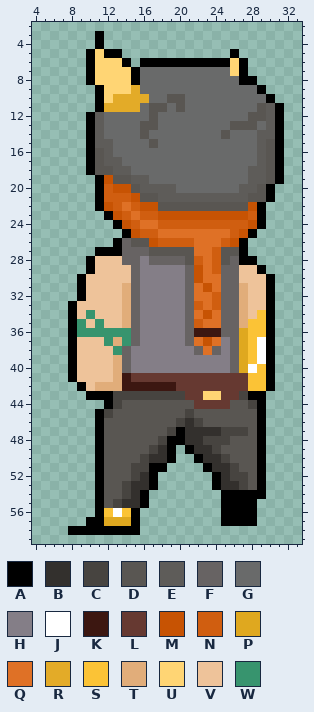
File history of a pixel-art sprite, Assets/Sprites/Player/IdleTree/IdleRightUp/player_right_up3.png. This is how it looked before the edit.
The file is 38x64 pixels. Shown: x 4..33, y 2..59.
Palette (. is transparent): A #000000  B #33302d  C #474440  D #595652  E #5e5c59  F #676363  G #696a6a  H #847e87  J #ffffff  K #3c1711  L #663931  M #c75303  N #d05e10  P #dfa81f  Q #df7126  R #e3ab28  S #fbc336  T #e1ad7a  U #ffd574  V #eec39a  W #37946e
Pixels before, first column x 8:
 3 ...A....................
 4 ...A....................
 5 ..AUAA............A.....
 6 ..AUUUA.AAAAAAAAAAUA....
 7 ..AUUUUAGGGGGGGGGGUA....
 8 ..AUUUUAGGGGGGGGGGGAA...
 9 ...AUUURGGGGGGGGGGGGGA..
10 ...AURRRRGGDDGGGGGGGGGA.
11 ...ARRRRGDDGDGGGGGGGGDEA
12 ..AEGGGGGDGGGGGGGGGGDDEA
13 ..AEGGGGDDGGGGGGGGDDDGEA
14 ..AEGGGGDGGGGGGGGDGGGEEA
15 ..AEEGGGGDGGGGGGGGGGGEDA
16 ..ADEGGGGGGGGGGGGGGGGEDA
17 ..ADEEGGGGGGGGGGGGGGGEDA
18 ..ADDEEGGGGGGGGGGGGGEEDA
19 ...AMDDEEGGGGGGGGGGGEEDA
20 ...ANMMDEEEEGGGGGGGEEDA.
21 ...ANNNMDDEEEEEEEEEEDDA.
22 ...AMNQNMMDDDDDDDDDDMA..
23 ....AMNQNNMMMMMMMMMMNA..
24 .....AMNQQNNNNNNNNNNMA..
25 ......AMNNQQQQQQQQNMA...
26 .....AFDDMNNNNQQQNMA....
27 ...AAAFFFDDDDDQQNDDA....
28 ..AVVVFFHFFFFDNQNDFAA...
29 ..AVVVVFHHHHHFMQNFFVVA..
30 .AVVVVVFHHHHHFMQQFFVVVA.
31 .AVVVVTFHHHHHFQMQFFTVVA.
32 .AVVVVTFHHHHHFQQNFFTVVA.
33 AVVVVVTFHHHHHFNQNFFTVVA.
34 AVWVVVTFHHHHHFQMQFFTVSA.
35 AWVWVVTFHHHHHFNQQFFTSSA.
36 AWWWWWWFHHHHHFKKKFFPSSA.
37 AVVVWTWFHHHHHFQMQHFPSJA.
38 AVVVVWFHHHHHHHFQFHFPSJA.
39 AVVVVTFHHHHHHHHHHHFPSJA.
40 AVVVVTFHHHHHHHHHHHFPJSA.
41 AVVVVTKLLLLLLLLLLLLLSSA.
42 .AVTTTKKKKKKLLLLLLLLSSA.
43 ..AAACCCCCCCCLLUULLCAA..
44 ....ACDDDDDDDDLLLLDDCA..
45 ...ACDDDDDDDDCDDDDDDDA..
46 ...ADDDDDDDDCBCDDDDDDA..
47 ...ADDDDDDDCABBBBCCCDA..
48 ...ADDDDDDCAABBCCCDDDA..
49 ...ADDDDDCBA.ABBCDDDDA..
50 ...ADDDDCBBA..ABBCDDDA..
51 ...ADDDCCAA....ABBCDDA..
52 ...ADDDCBA......ABCCDA..
53 ...ADDCBBA......ABBCDA..
54 ...ADDCBA........AAAAA..
55 ...ADCBBA........AAAA...
56 ...ASJSA.........AAAA...
57 ..AAPPPA.........AAAA...
58 AAAAAAAA................
And afterwards:
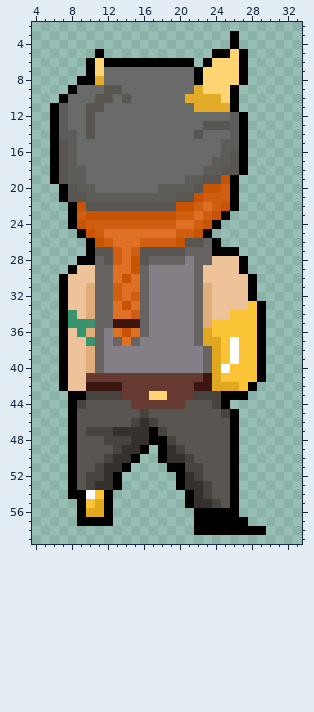
Edits made:
Changed rows in their new state; - is an unchanged pixel.
first column x 6:
 3 -----.--------------A-----
 4 -----.--------------A-----
 5 ----.A..----------AAUA----
 6 ------AA-A------.-UU------
 7 ------GGGG------AUUU------
 8 ---A-RGGGG------AUUUU-.---
 9 --AGGGDDGG------RUUUA...--
10 -AGGGDDGDGG--GGRRRRUA....-
11 AEGGDDGGGG-GG-G-RRRRA.....
12 AEGGDG-----G--------EA....
13 AEGGDG----GG-----DDDEA....
14 AEEGDG----G-----D--GEA....
15 ADEGGGG----G-------EEA....
16 ADEGGGG------------EDA....
17 ADEGGGGG----------EEDA....
18 ADEEGGGGG--------EEDDA....
19 ADEEGGGGGGG----EEDDMA.....
20 -ADEEGGGGGGG--EEDMMNA....-
21 -ADDEEEEEEEE--DDMNNNA....-
22 --AMDDDDDDDD--MMNQNMA...--
23 --ANMMM-MMMM--NNQN-A....--
24 --AMNNNNN-NN--QQ-MA.....--
25 ---AMNQQQQQQ--NNMA.....---
26 ----AMNQQQNN--MDDFA...----
27 ----ADDNQND----FFFAAA.----
28 ---A-FDNQMD----HFFVVV-.---
29 --AVVFFQQMF----HFVVVVA..--
30 -AVV-FFQMQF----HFVVVV-A..-
31 -AVVTFFNQQF----HFTVVVVA..-
32 -AVVTFFNQNF----HFTVVVVA..-
33 -AV-TFFQMQF----HFTVVVVSA.-
34 -AW-TFFQQNF----HFTVVSSSA.-
35 -AW-WFFKKKF----HFTSSSS-A.-
36 -AV-TFHQMQF----HFPSSSS-A.-
37 -AV-WFHFQ------HFPPSJS-A.-
38 -AV-TFHHH-------HFPSJS-A.-
39 -AV-TFHHH--------FPSJS-A.-
40 -AV-TFHHH--------FPJSSSA.-
41 -AV-LLLLL--------KPSSS-A.-
42 -AVVKKKKLLLLLL--KKPPPSA..-
43 --AACCC-LLLUULL-CCCAAA..--
44 --ACDDDD-LLLLLL-DDCA....--
45 --ADDDD---C----D---CA...--
46 --ADDD---CBC--DDD---A...--
47 --ADCCCBBBBACDDDDDDDA...--
48 --ADDDCCCBBAACDDDDDDA...--
49 --ADDD-CBBA.ABCDDDD-A...--
50 --ADDDCBBA..ABBCDDDDA...--
51 --ADDCBBA....AACCDDDA...--
52 --ADCCBA....--ABCDDDA...--
53 --ADCBBA....--ABBCDDA...--
54 --AAJSA....----ABCDD-...--
55 ---ASPA....----ABBCD-..---
56 ---APPA...------AAA--..---
57 ---A--A...------AAA---.---
58 --........------AAAAAAAA--
Boxes around the changes in both pictures, in picture pixels (x1, y1, x2, y2):
changed: (50, 31, 284, 535)
